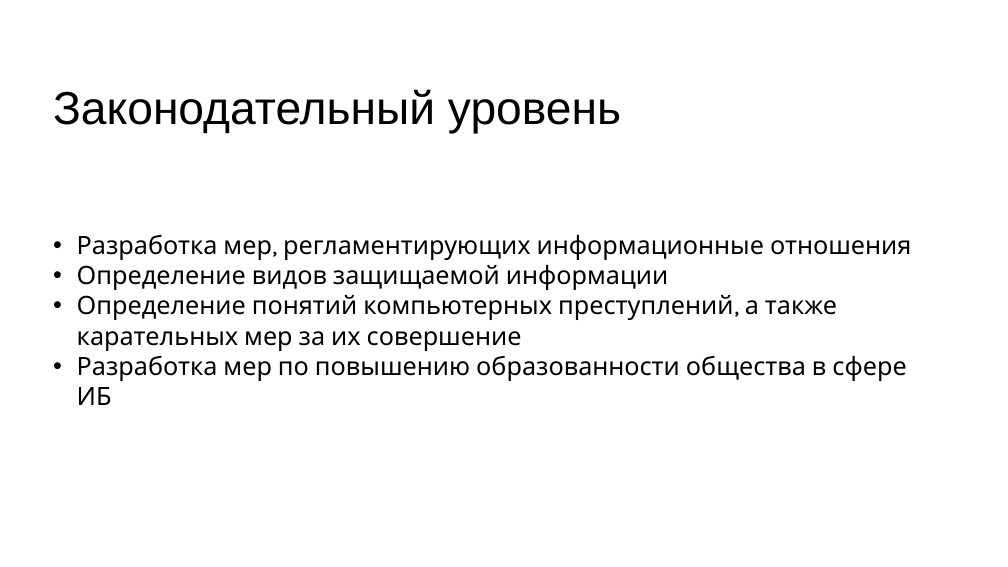
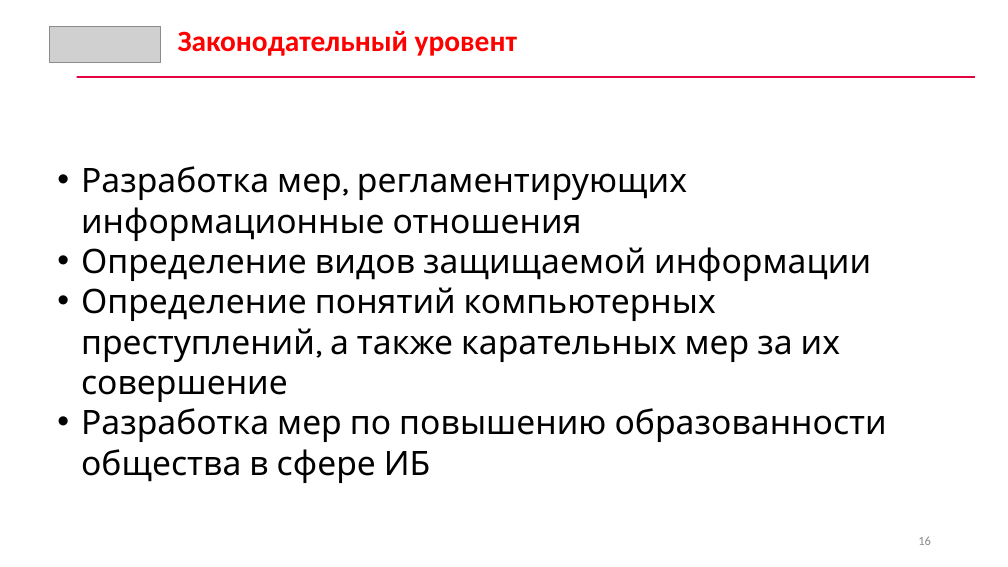
Before and after one commit to CyberLympha/AI-for-IS-Course, a slide deck: slide 16 of Лекции/Введение. Основы ИБ.pptx (slide 17 before the commit). Drawn at 1008x567 pixels with LibreOffice and Linux fonts; fonts in the diff are those of the drawing; grey boxes stand for pictures. Boxes give left, top, right and bottom in pixels: in the first picture for what was removed or moved away, otherwise in the second. Text is boxed around its words. In the diff, an @@ line names an element or a change of style, - is before the commit and + after.

```diff
--- a/Лекции/Введение. Основы ИБ.pptx
+++ b/Лекции/Введение. Основы ИБ.pptx
@@ picture added at (x1=50, y1=26, x2=161, y2=63) @@
@@ text added at (x1=178, y1=31, x2=517, y2=56), 28 pt, text #FF0000, bold @@
+Законодательный уровент
@@ title removed at (x1=53, y1=89, x2=621, y2=134) @@
-Законодательный уровень
@@ rectangle added at (x1=76, y1=76, x2=975, y2=78), fill #E20443 @@
@@ text "Разработка мер, регламентирующих информационные отношения" moved from (x1=77, y1=234, x2=911, y2=381) to (x1=81, y1=166, x2=887, y2=483) @@
@@ text "Разработка мер, регламентирующих информационные отношения" at (x1=81, y1=166, x2=887, y2=483): size 24 to 32 pt @@
@@ page number added at (x1=918, y1=536, x2=931, y2=545), 12 pt, text #8C8C8C @@
+16
```
Also in this commit, not shown: 43 other slides changed, 8 slides added, 1 slide removed, 1 other file.
